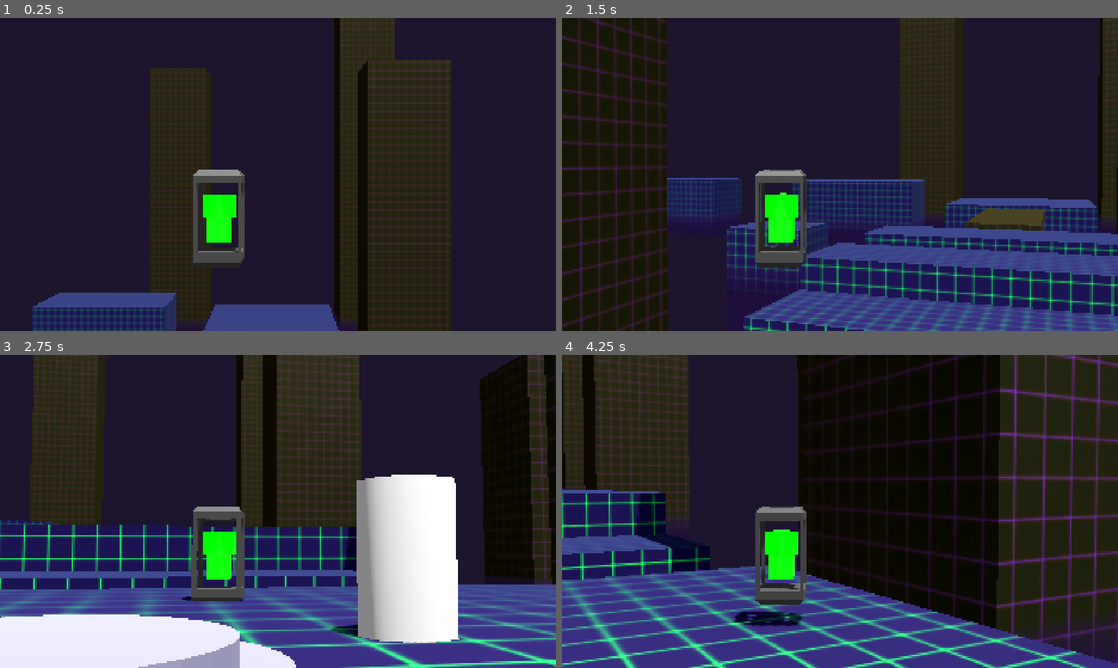
Above: before the commit, frames 1-4 (two rows, left to right).
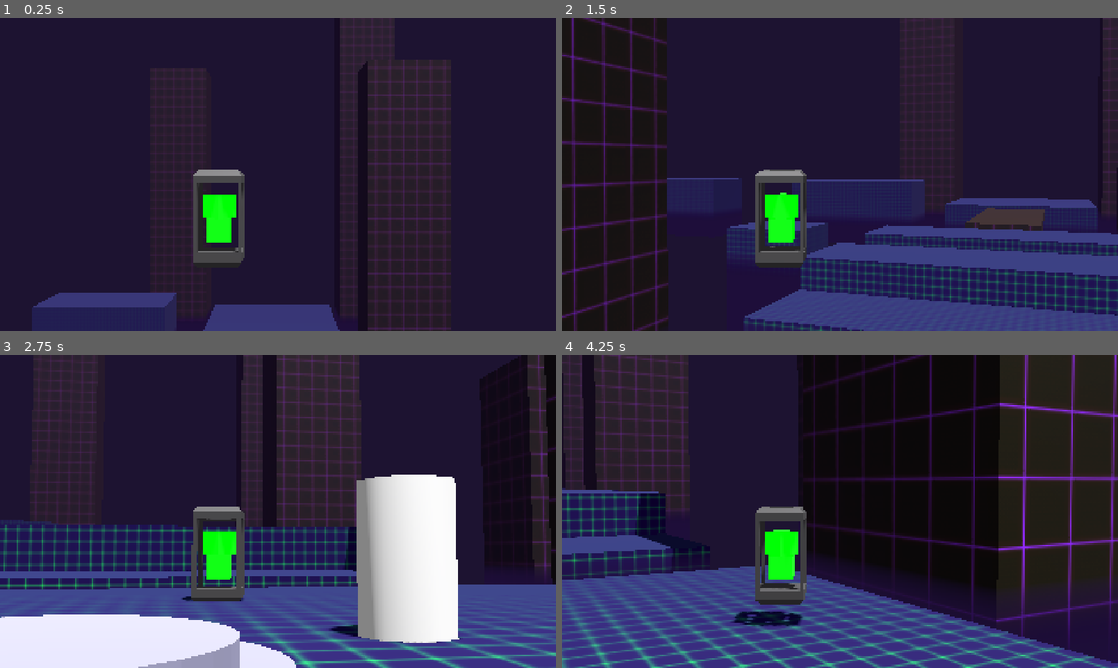
Above: after the commit, the same moments.

Repository: cursedeclise/nefarious-feline-game
Game: Godot game, scene res://lessons/game.tscn
Same seed, same stepped clock (60 frames per second), same inputs: the game is played once before the commit and once after it.
Inputs (mouse positions are in pixels of both pictures, inside the frame that each line leads up to):
- Up to frame 1 (0.25 s): no input
- Up to frame 2 (1.5 s): tap Enter (ui_accept) at 0.5, 0.77 s; move the mouse to (867, 174) at 0.52 s; hold Right mouse button (bigshoot) 0.53-1.28 s; move the mouse to (812, 174) at 1.27 s; tap S (moveB) at 1.35 s
- Up to frame 3 (2.75 s): tap Enter (ui_accept) at 1.52 s; move the mouse to (289, 505) at 2.02 s; hold W (moveF) from 2.03 s (still down)
- Up to frame 4 (4.25 s): move the mouse to (834, 517) at 2.77 s; release W (moveF) at 2.78 s; tap A (moveL) at 2.85 s; tap Enter (ui_accept) at 3.02, 3.77 s; move the mouse to (878, 514) at 3.52 s; hold D (moveR) from 3.53 s (still down)

The runs differ from the first frame. In frame 1, 16% of the frame differs, in the area x 6-82%, y 0-100%; in frame 2, 18%; in frame 3, 24%; in frame 4, 31%, in the area x 0-100%, y 0-100%.
Error in both runs: Cannot call method 'instantiate' on a null value. (res://lessons/wand.gd:42)

Commit message:
texture fix environment fix

Diff:
--- a/lessons/game.tscn
+++ b/lessons/game.tscn
@@ -7,8 +7,9 @@
 [ext_resource type="PackedScene" uid="uid://b430yfkptn0l8" path="res://assets/Models/shiny_telaport.glb" id="9_tpjcj"]
 
 [sub_resource type="StandardMaterial3D" id="StandardMaterial3D_w6k2d"]
-albedo_color = Color(0.05882353, 1, 0.25490198, 1)
+albedo_color = Color(0.05882353, 1, 0.25490198, 0)
 albedo_texture = ExtResource("1_yasw7")
+uv1_scale = Vector3(2, 2, 2)
 uv1_triplanar = true
 
 [sub_resource type="StandardMaterial3D" id="StandardMaterial3D_tpjcj"]
@@ -24,10 +25,9 @@
 tonemap_mode = 2
 fog_enabled = true
 fog_light_color = Color(0.101960786, 0.047058824, 0.1882353, 1)
-fog_density = 0.0
-fog_sky_affect = 0.5
-fog_height = -1.0
-fog_height_density = 1.0
+fog_density = 0.005
+fog_sky_affect = 0.66
+fog_height_density = 1.59
 
 [node name="Tutorial" type="Node3D" unique_id=1402552136]
 
--- a/new_standard_material_3d.tres
+++ b/new_standard_material_3d.tres
@@ -8,4 +8,5 @@
 metallic = 0.77
 metallic_specular = 0.83
 roughness = 0.72
+uv1_scale = Vector3(0.6, 0.6, 0.6)
 uv1_triplanar = true
Binary file changed: assets/textures/checkboard_2.png
